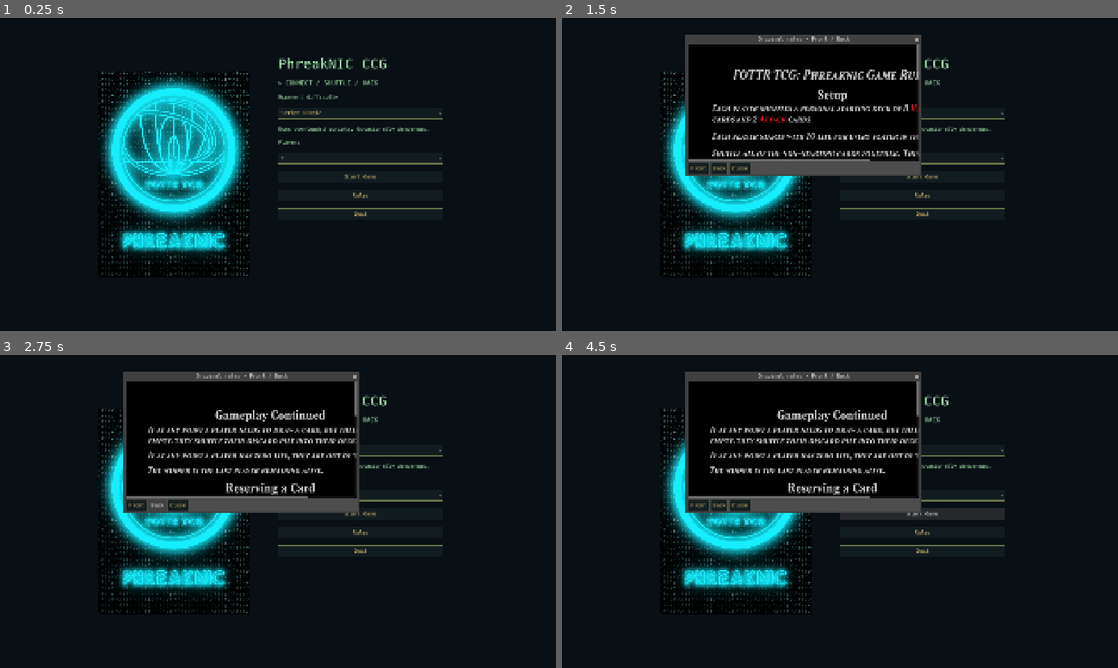
Above: before the commit, frames 1-4 (two rows, left to right).
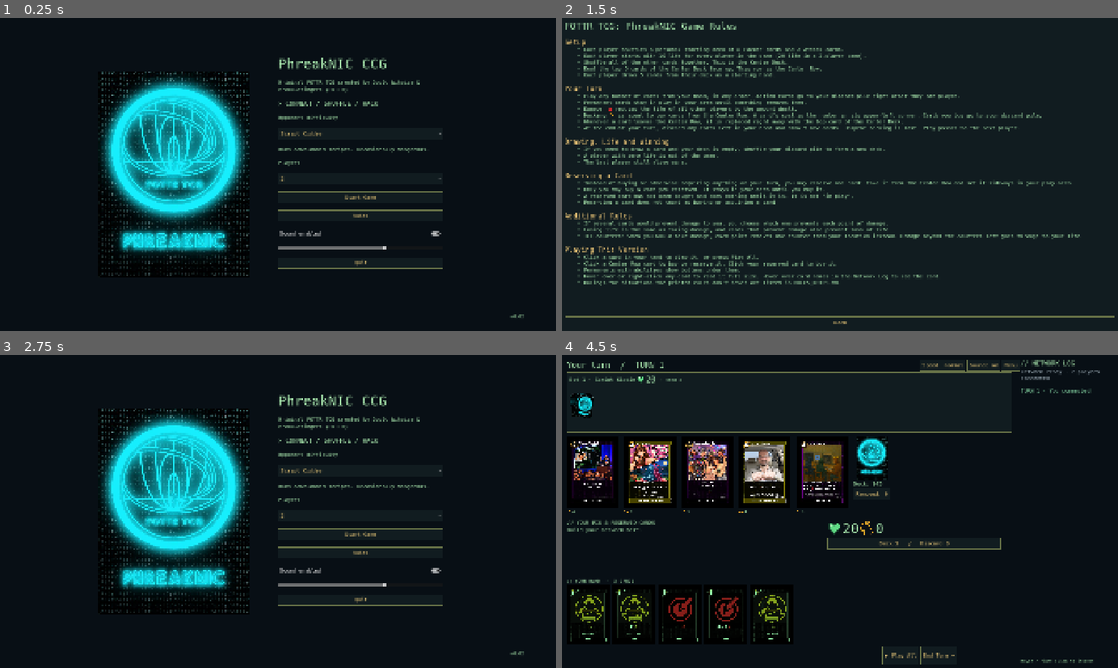
Above: after the commit, the same moments.

Repository: Nirtom84/PhreakNIC-CCG
Game: Godot game, scene res://scenes/menu.tscn
Two runs of this game, one before a commit and one after it. Both use one fixed random seed, a clock stepped at 60 frames per second and the inputs below.
Inputs (mouse positions are in pixels of both pictures, inside the frame that each line leads up to):
- Up to frame 1 (0.25 s): no input
- Up to frame 2 (1.5 s): click "Rules" at 0.5 s; click (923, 233) at 1.25 s, where only the run after the commit has a clickable "Sound enabled"
- Up to frame 3 (2.75 s): click "Back" at 2 s
- Up to frame 4 (4.5 s): click "Start Game" at 2.75 s; click (1012, 364) at 3.5 s, where only the run after the commit has a clickable "Menu"; click "Start Game" at 4.25 s

The runs differ from the first frame. In frame 1, 2.7% of the frame differs, in the area x 50-95%, y 19-96%; in frame 2, 33%, in the area x 0-100%, y 1-98%; in frame 3, 13%; in frame 4, 27%.

Commit message:
v0.02: credits, written rules page, sound effects, log card previews, bot card spotlight
- Main menu credits the original FOTTR TCG creators (5ud0, bitwize, crook3dfingers) and shows the version
- Rules screen is one written-out page (data/rules.txt) instead of the rules card images
- Procedurally generated chiptune sound effects (tools/make_sounds.py) with volume and mute
- Hover a card name in the network log to see the card
- Bot plays, buys and reserves are spotlighted for 5 seconds

Co-Authored-By: Codex <noreply@openai.com>
Co-Authored-By: Claude Opus 5.5 <noreply@anthropic.com>

Diff:
--- a/project.godot
+++ b/project.godot
@@ -2,11 +2,13 @@
 config_version=5
 
 [application]
+config/version="0.02"
 config/name="PhreakNIC CCG"
 run/main_scene="res://scenes/menu.tscn"
 config/features=PackedStringArray("4.7", "GL Compatibility")
 
 [autoload]
+Sfx="*res://scripts/ui/sfx.gd"
 CardDB="*res://scripts/core/card_db.gd"
 
 [display]
--- a/scripts/core/rules.gd
+++ b/scripts/core/rules.gd
@@ -2,6 +2,7 @@
 extends Node
 signal state_changed
 signal log_message(text)
+signal ice_counter_removed(card)
 signal card_moved(card, from_zone, to_zone)
 signal damage_dealt(source_player, target_player, amount)
 signal turn_started(player)
@@ -60,9 +61,11 @@
 func draw(p, count: int):
 	for i in count:
 		if p.deck.is_empty():
+			var shuffled = p.discard.duplicate()
 			p.deck.append_array(p.discard)
 			p.discard.clear()
 			state.shuffle(p.deck)
+			for card in shuffled: card_moved.emit(card, "discard", "deck")
 		if p.deck.is_empty(): break
 		move(p.deck.back(), p.hand, "hand")
 func refill(slot: int):
@@ -287,6 +290,7 @@
 	state.active_seat = next_seat if next_seat >= 0 else p.seat
 	if not state.finished: await start_turn()
 func counter_removed(card):
+	ice_counter_removed.emit(card)
 	if card.counters > 0 or card not in permanents(): return
 	var id = card.effect_id()
 	var p = state.players[card.controller]
--- a/scripts/ui/menu.gd
+++ b/scripts/ui/menu.gd
@@ -20,6 +20,11 @@
  menu.add_theme_constant_override("separation", 24)
  row.add_child(menu)
  UIStyle.label(menu, "PhreakNIC CCG", 48)
+ var credit = UIStyle.label(menu, "Original FOTTR TCG created by 5ud0, bitwize & crook3dfingers (FOTTR)", 18)
+ credit.autowrap_mode = TextServer.AUTOWRAP_WORD_SMART
+ var version = UIStyle.label(self, "v" + str(ProjectSettings.get_setting("application/config/version", "")), 16)
+ version.set_anchors_and_offsets_preset(Control.PRESET_BOTTOM_RIGHT)
+ version.position -= Vector2(110, 40)
  UIStyle.label(menu, "> CONNECT / SHUFFLE / HACK", 22)
  UIStyle.label(menu, "Opponent difficulty")
  difficulty = OptionButton.new()
@@ -37,6 +42,18 @@
  menu.add_child(count)
  UIStyle.button(menu, "Start Game", start)
  UIStyle.button(menu, "Rules", rules)
+ var sound = CheckButton.new()
+ sound.text = "Sound enabled"
+ sound.button_pressed = not Sfx.muted
+ menu.add_child(sound)
+ sound.toggled.connect(func(enabled): Sfx.muted = not enabled; Sfx.save())
+ var volume = HSlider.new()
+ volume.max_value = 1.0
+ volume.step = 0.01
+ volume.value = Sfx.volume
+ volume.tooltip_text = "Sound volume"
+ menu.add_child(volume)
+ volume.value_changed.connect(func(value): Sfx.volume = value; Sfx.save())
  UIStyle.button(menu, "Quit", func(): get_tree().quit())
 func start():
  var table = load("res://scenes/table.tscn").instantiate()
@@ -46,24 +63,15 @@
  get_tree().current_scene = table
  queue_free()
 func rules():
- var popup = Window.new()
- popup.title = "Original rules • Front / Back"
- popup.size = Vector2i(1050, 900)
- popup.transient = true
- popup.exclusive = true
- add_child(popup)
+ var overlay = PanelContainer.new()
+ overlay.set_anchors_and_offsets_preset(Control.PRESET_FULL_RECT)
+ add_child(overlay)
  var box = VBoxContainer.new()
- box.set_anchors_and_offsets_preset(Control.PRESET_FULL_RECT)
- popup.add_child(box)
- var scroll = ScrollContainer.new()
- scroll.size_flags_vertical = Control.SIZE_EXPAND_FILL
- box.add_child(scroll)
- var picture = UIStyle.picture("res://assets/rules/front.jpg", Vector2(1000, 1370))
- scroll.add_child(picture)
- var buttons = HBoxContainer.new()
- box.add_child(buttons)
- for side in ["front", "back"]:
-  UIStyle.button(buttons, side.capitalize(), func(): picture.texture = load("res://assets/rules/" + side + ".jpg"); scroll.scroll_vertical = 0)
- UIStyle.button(buttons, "Close", popup.queue_free)
- popup.close_requested.connect(popup.queue_free)
- popup.popup_centered()
+ overlay.add_child(box)
+ var text = RichTextLabel.new()
+ text.bbcode_enabled = true
+ text.size_flags_vertical = Control.SIZE_EXPAND_FILL
+ text.add_theme_color_override("default_color", Color("a8e6ad"))
+ text.text = UIStyle.rules_bbcode(FileAccess.get_file_as_string("res://data/rules.txt"))
+ box.add_child(text)
+ UIStyle.button(box, "Back", overlay.queue_free)
--- /dev/null
+++ b/scripts/ui/sfx.gd
@@ -0,0 +1,39 @@
+extends Node
+## Shared, bounded sound pool. Headless runs never create audio players.
+var volume: float = 0.65
+var muted: bool = false
+var pool: Array[AudioStreamPlayer] = []
+var streams: Dictionary = {}
+var last_play: Dictionary = {}
+func _ready():
+ var config = ConfigFile.new()
+ if config.load("user://settings.cfg") == OK:
+  volume = clampf(float(config.get_value("sound", "volume", 0.65)), 0.0, 1.0)
+  muted = bool(config.get_value("sound", "muted", false))
+ if DisplayServer.get_name() == "headless": return
+ for i in 8:
+  var player = AudioStreamPlayer.new()
+  add_child(player)
+  pool.append(player)
+func save():
+ var config = ConfigFile.new()
+ config.load("user://settings.cfg")
+ config.set_value("sound", "volume", volume)
+ config.set_value("sound", "muted", muted)
+ config.save("user://settings.cfg")
+ for player in pool: player.volume_db = linear_to_db(volume) if not muted and volume > 0 else -80.0
+func play(sound: String):
+ if muted or volume <= 0 or pool.is_empty(): return
+ var now = Time.get_ticks_msec()
+ if now - int(last_play.get(sound, -1000)) < 60: return
+ last_play[sound] = now
+ if not streams.has(sound):
+  var path = "res://assets/sounds/" + sound + ".wav"
+  if not ResourceLoader.exists(path): return
+  streams[sound] = load(path)
+ for player in pool:
+  if not player.playing:
+   player.stream = streams[sound]
+   player.volume_db = linear_to_db(volume)
+   player.play()
+   return
--- a/scripts/ui/style.gd
+++ b/scripts/ui/style.gd
@@ -25,6 +25,7 @@
 static func button(parent: Node, text: String, action: Callable) -> Button:
  var node = Button.new()
  node.text = text
+ node.pressed.connect(func(): Sfx.play("button"))
  node.pressed.connect(action)
  parent.add_child(node)
  return node
@@ -46,3 +47,10 @@
  node.text = icon_text(text)
  parent.add_child(node)
  return node
+
+static func rules_bbcode(source: String) -> String:
+ var lines = PackedStringArray()
+ for line in source.split("\n"):
+  if line.begins_with("- "): line = "[indent]• " + line.substr(2) + "[/indent]"
+  lines.append(line)
+ return icon_text("\n".join(lines).replace("[h1]", "[font_size=32][b]").replace("[/h1]", "[/b][/font_size]").replace("[h2]", "[font_size=24][color=#efc878][b]").replace("[/h2]", "[/b][/color][/font_size]"))
--- a/scripts/ui/table.gd
+++ b/scripts/ui/table.gd
@@ -19,7 +19,9 @@
 var life_labels: Dictionary = {}
 var textures: Dictionary = {}
 var hover_serial: int = 0
-var action_notice: Label
+var spotlights: Array[Control] = []
+var card_names: Array = []
+var previous_hack: Dictionary = {}
 var moved_uids: Dictionary = {}
 func _ready():
  UIStyle.apply(self)
@@ -41,6 +43,10 @@
  banner = UIStyle.label(toolbar, "Connecting…", 28)
  banner.size_flags_horizontal = Control.SIZE_EXPAND_FILL
  UIStyle.button(toolbar, "Speed: normal", func(): fast = not fast; toolbar.get_child(1).text = "Speed: fast" if fast else "Speed: normal")
+ var mute = UIStyle.button(toolbar, "Sound: off" if Sfx.muted else "Sound: on", func():
+  Sfx.muted = not Sfx.muted
+  Sfx.save())
+ mute.pressed.connect(func(): mute.text = "Sound: off" if Sfx.muted else "Sound: on")
  UIStyle.button(toolbar, "Menu", menu)
  body = VBoxContainer.new()
  body.size_flags_vertical = Control.SIZE_EXPAND_FILL
@@ -54,6 +60,10 @@
  log_view.custom_minimum_size.x = 320
  log_view.size_flags_vertical = Control.SIZE_EXPAND_FILL
  log_view.scroll_following = true
+ log_view.meta_underlined = true
+ log_view.meta_hover_started.connect(func(id): show_log_card(str(id)))
+ log_view.meta_hover_ended.connect(func(_id): hide_zoom())
+ log_view.meta_clicked.connect(func(id): show_log_card(str(id)))
  side.add_child(log_view)
  UIStyle.label(side, "Hover / right-click to inspect", 14)
  engine = GameEngine.new()
@@ -61,13 +71,18 @@
  var choices: Array = [scripted_decider if scripted_decider != null else HumanDecider.new(self)]
  var levels: Array = [-1]
  for i in range(1, player_count): levels.append(difficulty)
+ for id in CardDB.cards:
+  card_names.append({"id": id, "name": str(CardDB.cards[id].name)})
+ card_names.sort_custom(func(a, b): return a.name.length() > b.name.length())
  engine.log_message.connect(append_log)
  engine.setup(levels, seed_value if seed_value != 0 else int(Time.get_unix_time_from_system()), choices)
  engine.state_changed.connect(redraw)
 
+ engine.ice_counter_removed.connect(func(_card): Sfx.play("ice"))
  engine.damage_dealt.connect(damage)
  engine.card_moved.connect(moved)
  engine.turn_started.connect(func(p):
+  Sfx.play("turn_start")
   append_log("TURN %d · Seat %d connected" % [engine.state.turn, p.seat])
   redraw())
  engine.game_over.connect(game_over)
@@ -389,9 +404,13 @@
 func damage(_source, _target, _amount):
  pass # State changes also cover healing; track both through one path.
 func track_life():
+ for player in engine.state.players:
+  if player.hacking > int(previous_hack.get(player.seat, player.hacking)): Sfx.play("hack")
+  previous_hack[player.seat] = player.hacking
  for p in engine.state.players:
   var before = previous_life.get(p.seat, p.life)
   if before != p.life:
+   Sfx.play("damage" if p.life < before else "life_gain")
    float_life.call_deferred(p.seat, p.life - before)
   previous_life[p.seat] = p.life
 func float_life(seat: int, amount: int):
@@ -432,26 +451,84 @@
  for i in player_count: display = display.replace("Seat %d" % i, "You" if i == 0 else "Bot %d" % i)
  for verbs in [["plays", "play"], ["buys", "buy"], ["takes", "take"], ["reserves", "reserve"], ["reveals", "reveal"]]:
   display = display.replace("You " + verbs[0] + " ", "You " + verbs[1] + " ")
- log_view.append_text("[color=#%s]%s[/color]\n\n" % [colors[seat] if seat >= 0 else "a1b1bb", UIStyle.icon_text(display)])
- if seat > 0 and (" plays " in message or " buys " in message or " reserves " in message):
-  if is_instance_valid(action_notice): action_notice.queue_free()
-  var notice = Label.new()
-  action_notice = notice
-  notice.text = display
-  notice.add_theme_font_size_override("font_size", 18)
-  notice.position = Vector2(450, 22)
-  notice.z_index = 20
-  add_child(notice)
-  var tween = create_tween()
-  tween.tween_interval(1.5)
-  tween.tween_property(notice, "modulate:a", 0.0, 0.2)
-  tween.finished.connect(notice.queue_free)
+ log_view.append_text("[color=#%s]%s[/color]\n\n" % [colors[seat] if seat >= 0 else "a1b1bb", link_cards(display)])
+ for action in ["plays", "buys", "reserves"]:
+  if " " + action + " " not in message: continue
+  Sfx.play({"plays": "card_play", "buys": "buy", "reserves": "reserve"}[action])
+  if seat > 0:
+   var name_part = message.split(" " + action + " ", true, 1)[1]
+   for card in card_names:
+    if name_part == card.name or name_part.begins_with(card.name + " for "):
+     spotlight(card.id, "Bot %d %s %s" % [seat, {"plays": "played", "buys": "bought", "reserves": "reserved"}[action], card.name])
+     break
+func escaped(text: String) -> String:
+ return text.replace("[", "[lb]")
+func link_cards(message: String) -> String:
+ var result = ""
+ var offset = 0
+ while offset < message.length():
+  var match_card = null
+  for card in card_names:
+   if message.substr(offset).begins_with(card.name):
+    var end = offset + card.name.length()
+    if (offset == 0 or not word_character(message[offset - 1])) and (end == message.length() or not word_character(message[end])):
+     match_card = card
+     break
+  if match_card != null:
+   result += "[url=%s][color=#efc878]%s[/color][/url]" % [match_card.id, escaped(match_card.name)]
+   offset += match_card.name.length()
+  else:
+   result += escaped(message[offset])
+   offset += 1
+ return UIStyle.icon_text(result)
+func word_character(character: String) -> bool:
+ return character.to_lower() != character.to_upper() or character in "0123456789_"
+func show_log_card(id: String):
+ if not CardDB.cards.has(id): return
+ show_zoom({"id": id})
+ zoom.position = Vector2(maxf(0, log_view.global_position.x - 480), clampf(get_local_mouse_position().y - 300, 0, maxf(0, size.y - 635)))
+func spotlight(id: String, caption: String):
+ # Four side-by-side slots over the center row; wait for a free slot so cards never overlap.
+ var slot = -1
+ while slot < 0:
+  var used = spotlights.map(func(s): return s.get_meta("slot"))
+  for i in 4:
+   if i not in used:
+    slot = i
+    break
+  if slot < 0: await get_tree().create_timer(0.1).timeout
+ var panel = PanelContainer.new()
+ panel.set_meta("slot", slot)
+ panel.mouse_filter = Control.MOUSE_FILTER_IGNORE
+ panel.z_index = 15
+ panel.position = Vector2(30 + slot * 360, 215)
+ var box = VBoxContainer.new()
+ box.mouse_filter = Control.MOUSE_FILTER_IGNORE
+ panel.add_child(box)
+ var image = UIStyle.picture("res://assets/cards/" + id + ".jpg", Vector2(330, 450))
+ image.mouse_filter = Control.MOUSE_FILTER_IGNORE
+ box.add_child(image)
+ var label = UIStyle.label(box, caption, 16)
+ label.custom_minimum_size.x = 330
+ label.autowrap_mode = TextServer.AUTOWRAP_WORD_SMART
+ label.mouse_filter = Control.MOUSE_FILTER_IGNORE
+ add_child(panel)
+ spotlights.append(panel)
+ panel.modulate.a = 0
+ var tween = panel.create_tween()
+ tween.tween_property(panel, "modulate:a", 1.0, 0.2)
+ tween.tween_interval(4.6)
+ tween.tween_property(panel, "modulate:a", 0.0, 0.2)
+ tween.tween_callback(func(): spotlights.erase(panel); panel.queue_free())
 func moved(_card, _from, _to):
  moved_uids[_card.uid] = true
+ if _to == "hand" and _from == "deck": Sfx.play("card_draw")
+ if _from == "discard" and _to == "deck": Sfx.play("shuffle")
  if not is_instance_valid(banner): return
  banner.modulate = Color("e9c778")
  create_tween().tween_property(banner, "modulate", Color.WHITE, 0.25)
 func game_over(winner):
+ Sfx.play("win" if winner != null and winner.seat == 0 else "lose")
  show_result.call_deferred(winner)
 func show_result(winner):
  var panel = PanelContainer.new()
Binary file removed: assets/rules/back.jpg
Not shown, removed: assets/rules/back.jpg.import
Binary file removed: assets/rules/front.jpg
Not shown, removed: assets/rules/front.jpg.import
Not shown, added: assets/sounds/button.wav.import
Not shown, added: assets/sounds/buy.wav.import
Not shown, added: assets/sounds/card_draw.wav.import
Not shown, added: assets/sounds/card_play.wav.import
Not shown, added: assets/sounds/damage.wav.import
Not shown, added: assets/sounds/hack.wav.import
Not shown, added: assets/sounds/ice.wav.import
Not shown, added: assets/sounds/life_gain.wav.import
(and 21 more such lines)
